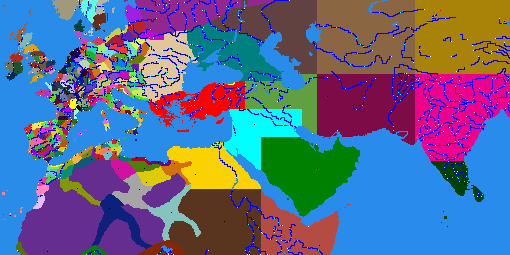
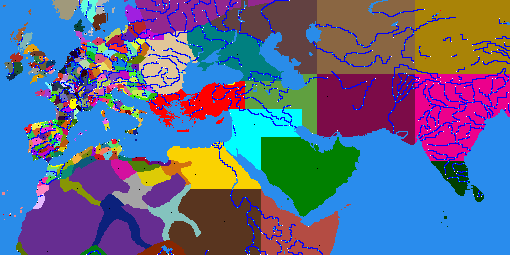
Comparing the layer stacks of the two 510x255 images. Changes:
painted on "map_regions" over [137, 86, 183, 103]
